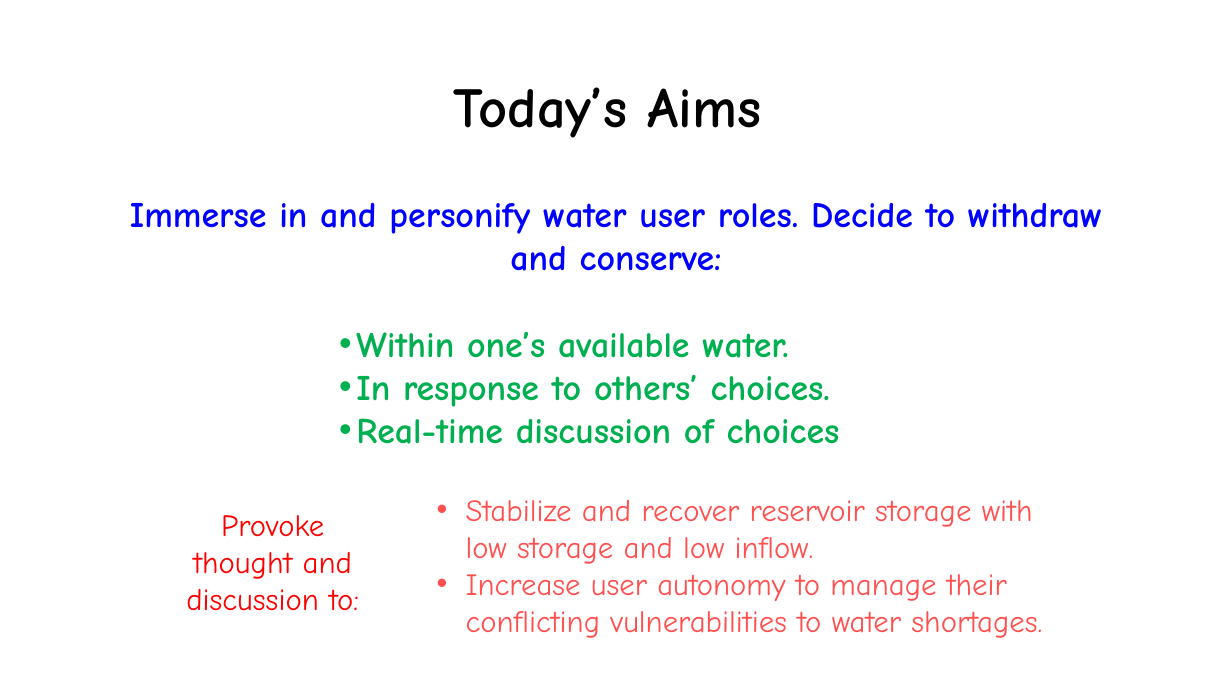
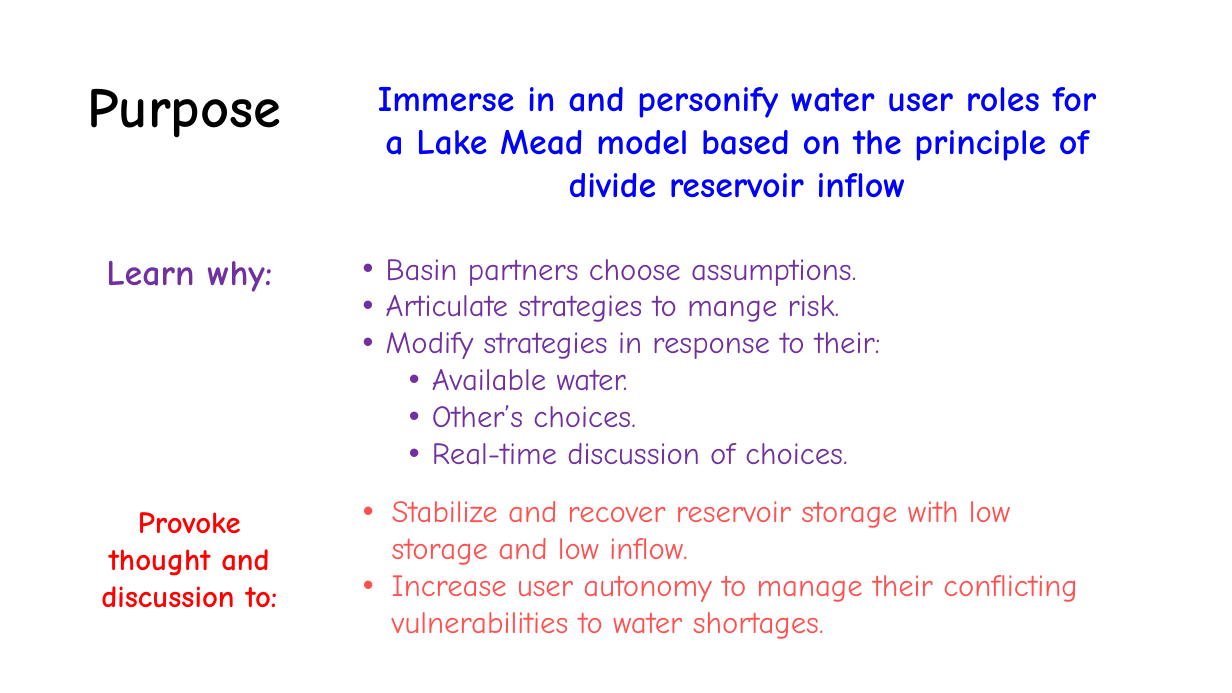
Before and after one commit to dzeke/ColoradoRiverCollaborate, a slide deck: slide 2 of LakeMeadWaterBankDivideInflow/ImmersiveModelLakeMeadDivideInflow-LetsStart.pptx. Drawn at 1232x693 pixels with LibreOffice and Linux fonts; fonts in the diff are those of the drawing. Boxes give left, top, right and bottom in pixels: in the first picture for what was removed or moved away, otherwise in the second. Text is boxed around its words. In the diff, an @@ line names an element or a change of style, - is before the commit and + after.

Commit message:
Update purpose in user guide and let's start. Change account balance to prior available water.

```diff
--- a/LakeMeadWaterBankDivideInflow/ImmersiveModelLakeMeadDivideInflow-LetsStart.pptx
+++ b/LakeMeadWaterBankDivideInflow/ImmersiveModelLakeMeadDivideInflow-LetsStart.pptx
@@ title at [88,88,282,138]: text changed @@
-Today’s Aims
+Purpose
@@ text added at [378,87,1097,198], 28 pt, text #0000FF, bold @@
+Immerse in and personify water user roles for a Lake Mead model based on the principle of divide reservoir inflow
@@ text added at [106,261,272,292], 28 pt, text #7030A0, bold @@
+Learn why:
@@ text at [386,259,881,465]: text changed; size 28 to 24 pt; text colour #00B050 to #7030A0; bold off @@
-Immerse in and personify water user roles. Decide to withdraw and conserve:
-• Within one’s available water.
-• In response to others’ choices.
-• Real-time discussion of choices
+• Basin partners choose assumptions.
+• Articulate strategies to mange risk.
+• Modify strategies in response to their:
+  • Available water.
+  • Other’s choices.
+  • Real-time discussion of choices.
@@ text "Provoke thought and discussion to:": place and size @@
-text "Provoke thought and discussion to:" at [186,515,359,611]
+text "Provoke thought and discussion to:" at [101,512,278,608]
@@ text "Provoke thought and discussion to:" at [101,512,278,608]: bold on @@
@@ text "Stabilize and recover reservoir storage ..." rewrapped from [466,500,1042,638] to [392,501,1078,639] @@
```
Also in this commit, not shown: 1 other slide changed, 8 other files.
